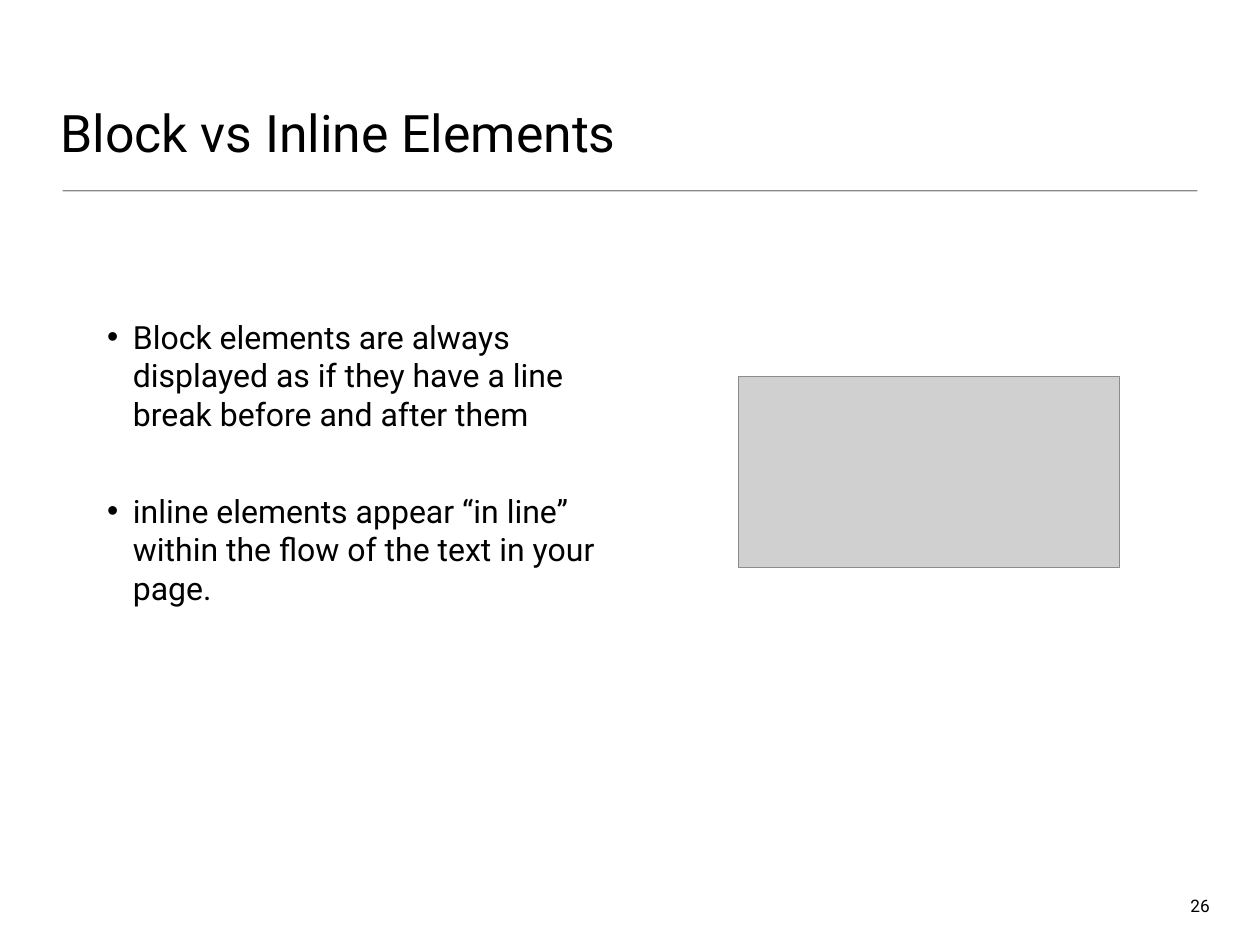
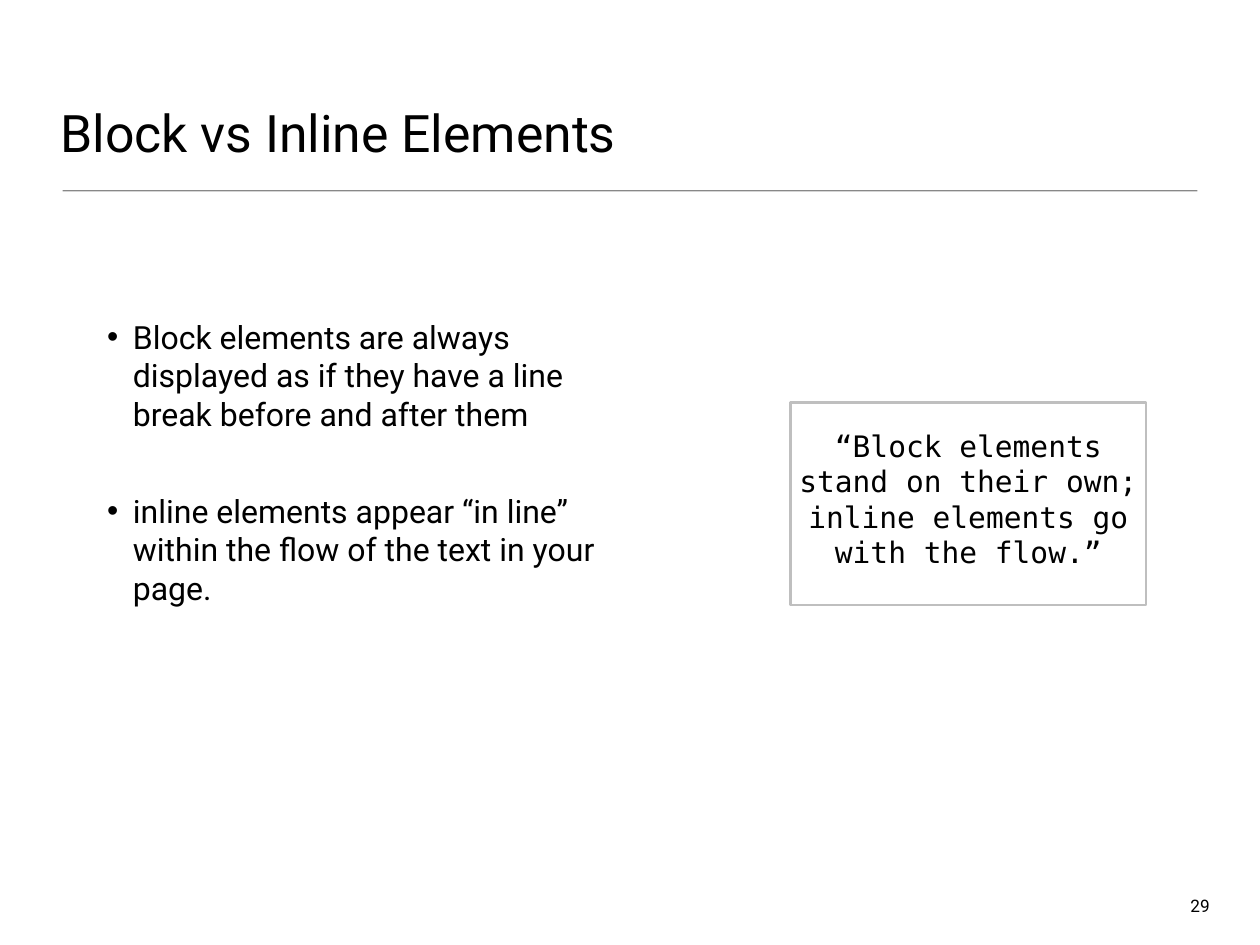
Before and after one commit to wit-web-dev-2015/web-dev-1, a slide deck: slide 29 of topic01/talk-2/b-html-page-structure.pptx (slide 26 before the commit). Drawn at 1260x945 pixels with LibreOffice and Linux fonts; fonts in the diff are those of the drawing; grey boxes stand for pictures. Boxes give left, top, right and bottom in pixels: in the first picture for what was removed or moved away, otherwise in the second. Text is boxed around its words. In the diff, an @@ line names an element or a change of style, - is before the commit and + after.

```diff
--- a/topic01/talk-2/b-html-page-structure.pptx
+++ b/topic01/talk-2/b-html-page-structure.pptx
@@ picture removed at box(738, 377, 1120, 567) @@
@@ rectangle added at box(790, 403, 1146, 605), fill #FFFFFF, outline #BFBFBF 2 pt, 24 pt, text #000000 @@
+“Block elements stand on their own; inline elements go with the flow.”
@@ page number at box(1190, 899, 1209, 912): text changed @@
-26
+29
```
Also in this commit, not shown: 7 other slides changed, 5 slides added, 3 slides removed, 10 other files.
